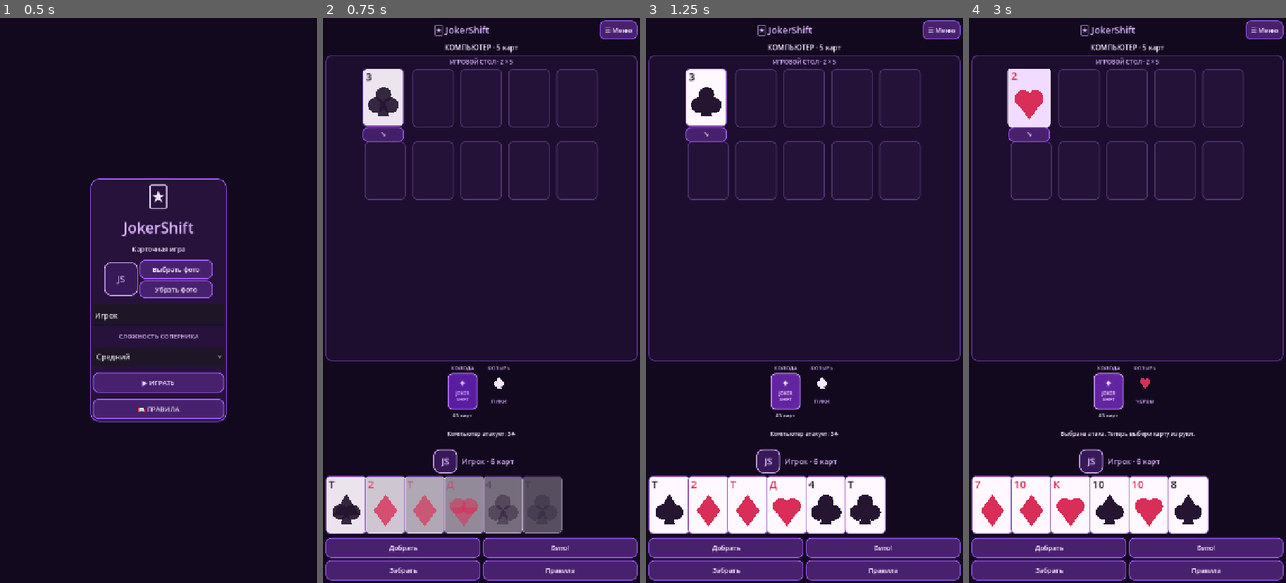
Above: before the commit, frames 1-4 (left to right).
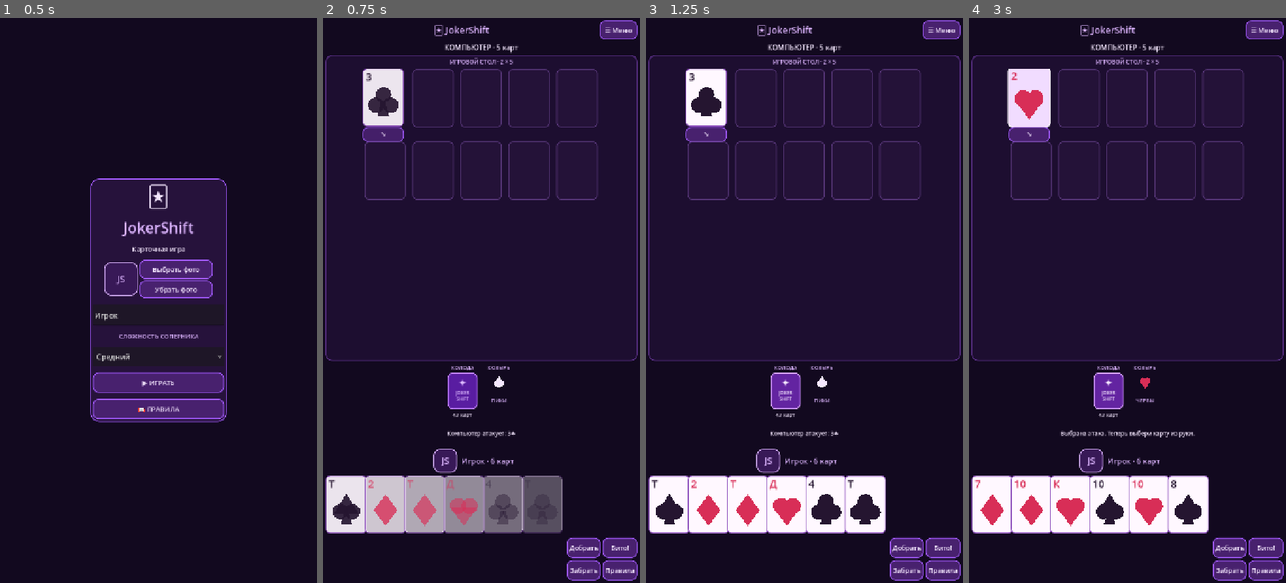
Above: after the commit, the same moments.

Repository: fF0GGY824/fF0GGY123
Game: Godot game, scene res://control.tscn
Two runs of this game, one before a commit and one after it. Both use one fixed random seed, a clock stepped at 60 frames per second and the inputs below.
Inputs (mouse positions are in pixels of both pictures, inside the frame that each line leads up to):
- Up to frame 1 (0.5 s): no input
- Up to frame 2 (0.75 s): click "▶ ИГРАТЬ" at 0.5 s
- Up to frame 3 (1.25 s): no input
- Up to frame 4 (3 s): click "☰ Меню" at 1.25 s; click "▶ ИГРАТЬ" at 2 s; click (1029, 97) at 2.77 s

Frame 1 is identical in both runs. In frame 2, 7.1% of the frame differs, in the area x 0-99%, y 60-100%; in frame 3, 7.2%; in frame 4, 7.3%.

Commit message:
Put controls beside cards in landscape and adapt table height to viewport

Diff:
--- a/JokerShift-Android-ready/control.gd
+++ b/JokerShift-Android-ready/control.gd
@@ -71,6 +71,7 @@
 var battle_layout: GridContainer
 var deck_info: HBoxContainer
 var battle_scroll: ScrollContainer
+var hand_actions_layout: GridContainer
 var landscape_mode: bool = false
 var slot_width: float = 78.0
 var slot_height: float = 132.0
@@ -978,14 +979,23 @@
 	player_label.size_flags_vertical = Control.SIZE_SHRINK_CENTER
 	player_row.add_child(player_label)
 
-	# Рука игрока.
+	# Landscape: hand and controls share one line; portrait stacks them.
+	hand_actions_layout = GridContainer.new()
+	hand_actions_layout.name = "HandActionsLayout"
+	hand_actions_layout.columns = 2
+	hand_actions_layout.size_flags_horizontal = Control.SIZE_EXPAND_FILL
+	hand_actions_layout.add_theme_constant_override("h_separation", 12)
+	hand_actions_layout.add_theme_constant_override("v_separation", 7)
+	root.add_child(hand_actions_layout)
+
 	var hand_scroll: ScrollContainer = ScrollContainer.new()
+	hand_scroll.size_flags_horizontal = Control.SIZE_EXPAND_FILL
 
 	hand_scroll.name = "HandScroll"
 	hand_scroll.custom_minimum_size = Vector2(0, 134)
 	hand_scroll.horizontal_scroll_mode = ScrollContainer.SCROLL_MODE_AUTO
 	hand_scroll.vertical_scroll_mode = ScrollContainer.SCROLL_MODE_DISABLED
-	root.add_child(hand_scroll)
+	hand_actions_layout.add_child(hand_scroll)
 
 	hand_row = HBoxContainer.new()
 
@@ -1011,7 +1021,8 @@
 		5
 	)
 
-	root.add_child(actions)
+	actions.size_flags_horizontal = Control.SIZE_SHRINK_END
+	hand_actions_layout.add_child(actions)
 
 	actions.add_child(
 		make_button("Добрать", draw_cards)
@@ -1108,6 +1119,8 @@
 
 	if battle_layout != null:
 		battle_layout.columns = 1 if portrait else 2
+	if hand_actions_layout != null:
+		hand_actions_layout.columns = 1 if portrait else 2
 	if deck_info != null:
 		deck_info.size_flags_horizontal = (
 			Control.SIZE_SHRINK_CENTER if portrait
@@ -1119,6 +1132,12 @@
 	# Exactly 5 visible places per row. Defense overlaps attack
 	# inside the same slot instead of producing a third/fourth row.
 	card_width = clampf((table_space - 48.0) / 5.0 - 9.0, 42.0, 94.0)
+	# Avoid a tall table pushing the hand below the fold in landscape.
+	if not portrait and viewport_size.y < 760.0:
+		card_width = minf(
+			card_width,
+			clampf((viewport_size.y - 455.0) / 2.8, 42.0, 94.0)
+		)
 	card_height = card_width * 1.40
 	slot_width = card_width + 9.0
 	slot_height = card_height + 26.0
